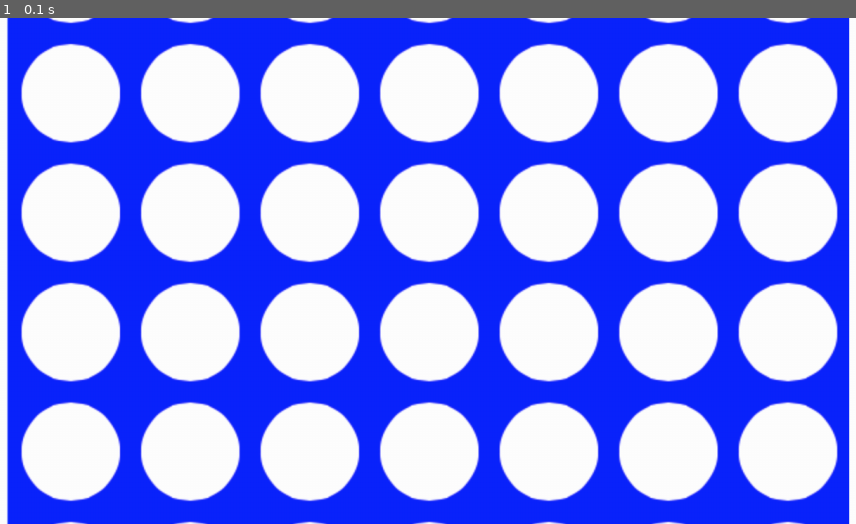
Above: before the commit, frame 1.
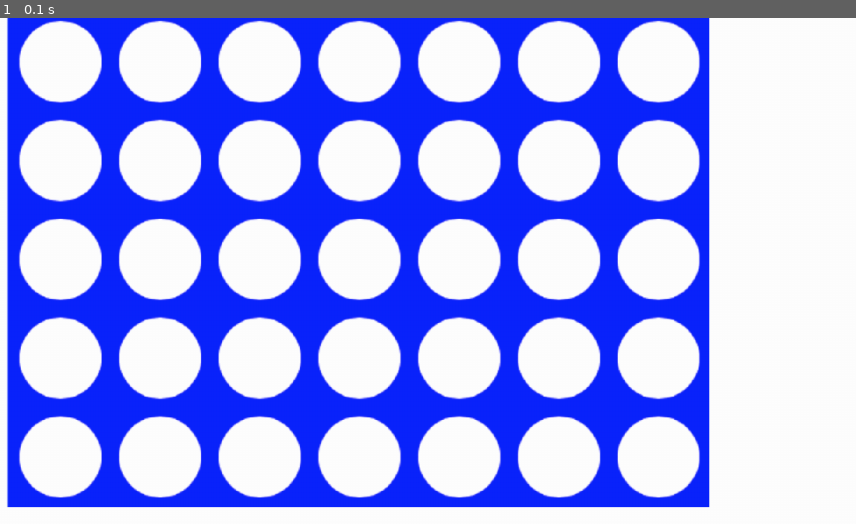
Above: after the commit, the same moment.

Repository: NSAILLE-POWER5/Puissance_4
Game: pygame game, started from interface graphique/essai pygame.py
The game is run twice, just before and just after one commit, with the same random seed, the same clock (stepped at 60 frames per second) and the same inputs.
Inputs:
- Up to frame 1 (0.1 s): no input

The runs differ from the first frame. In frame 1, 55% of the frame differs, in the area x 0-100%, y 0-100%.

Commit message:
nouveaux trucs

Diff:
--- a/interface graphique/essai pygame.py
+++ b/interface graphique/essai pygame.py
@@ -4,13 +4,15 @@
 pygame.init()
 
 ecran = pygame.display.set_mode((0, 0), pygame.FULLSCREEN)
-
 image = pygame.image.load("grille.png").convert_alpha()
 taille_ecran = pygame.display.get_surface().get_size()
 taille_img = image.get_size()
+image=pygame.transform.scale(image, (1000,  850))
+
 difx = taille_ecran[0] - taille_img[0]
 dify = taille_ecran[1] - taille_img[1]
-x = difx // 2
+
+x = difx // 2;
 y = dify // 2
 
 clock = pygame.time.Clock()
